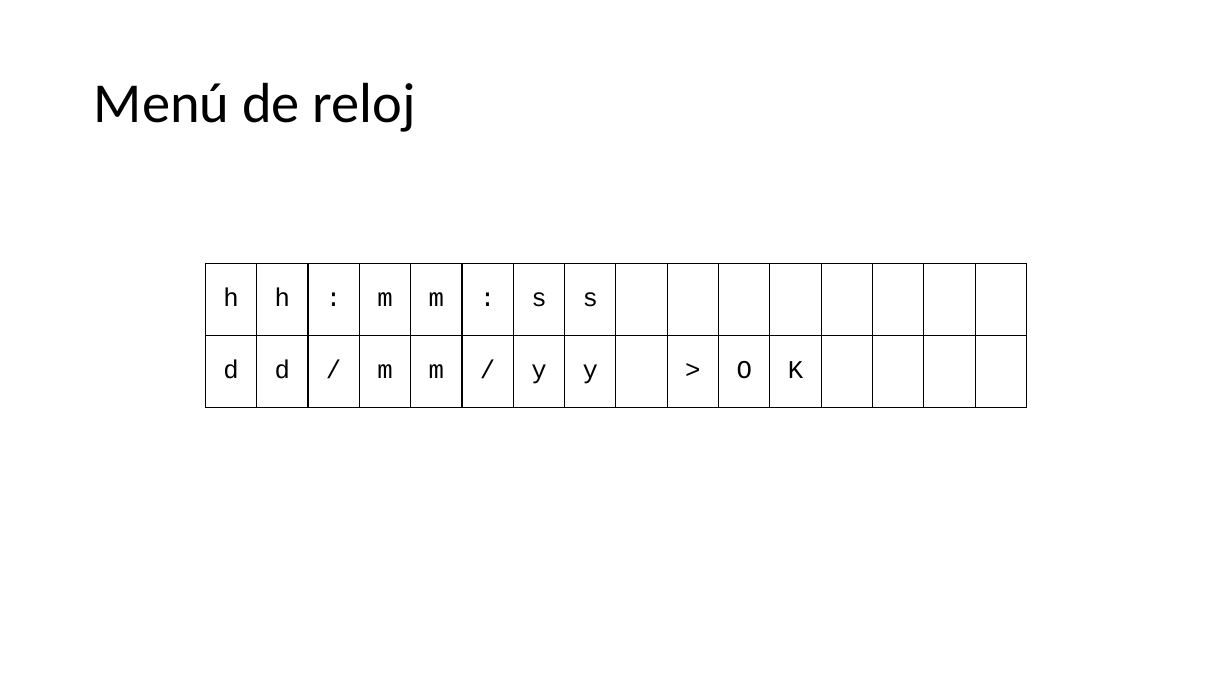
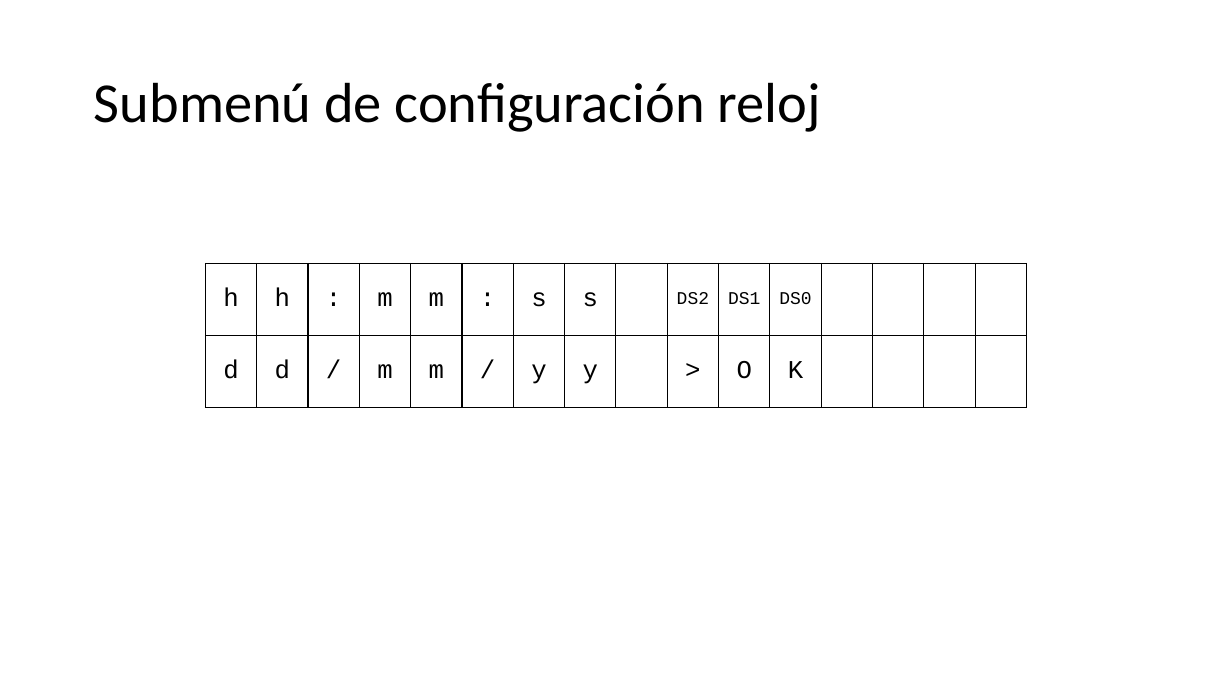
Before and after one commit to JaviHorta/firmware, a slide deck: slide 3 of menus sistema de alarma.pptx (slide 2 before the commit). Drawn at 1232x693 pixels with LibreOffice and Linux fonts; fonts in the diff are those of the drawing. Boxes give left, top, right and bottom in pixels: in the first picture for what was removed or moved away, otherwise in the second. Text is boxed around its words. In the diff, an @@ line names an element or a change of style, - is before the commit and + after.

```diff
--- a/menus sistema de alarma.pptx
+++ b/menus sistema de alarma.pptx
@@ title at bbox=[94, 82, 821, 132]: text changed @@
-Menú de reloj
+Submenú de configuración reloj
@@ table at bbox=[205, 263, 1033, 408] @@
-row 1: h | h | : | m | m | : | s | s |  |  |  |  |  |  |  | 
+row 1: h | h | : | m | m | : | s | s |  | DS2 | DS1 | DS0 |  |  |  | 
```
Also in this commit, not shown: 11 other slides changed, 1 slide added, 2 other files.
